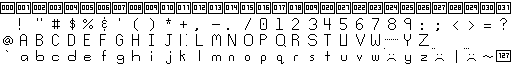
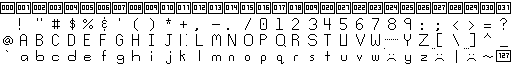
Two versions of the same layered image (512x64). Layer-by-layer changes:
painted on "Background" over [left=437, top=33, right=508, bottom=47]
